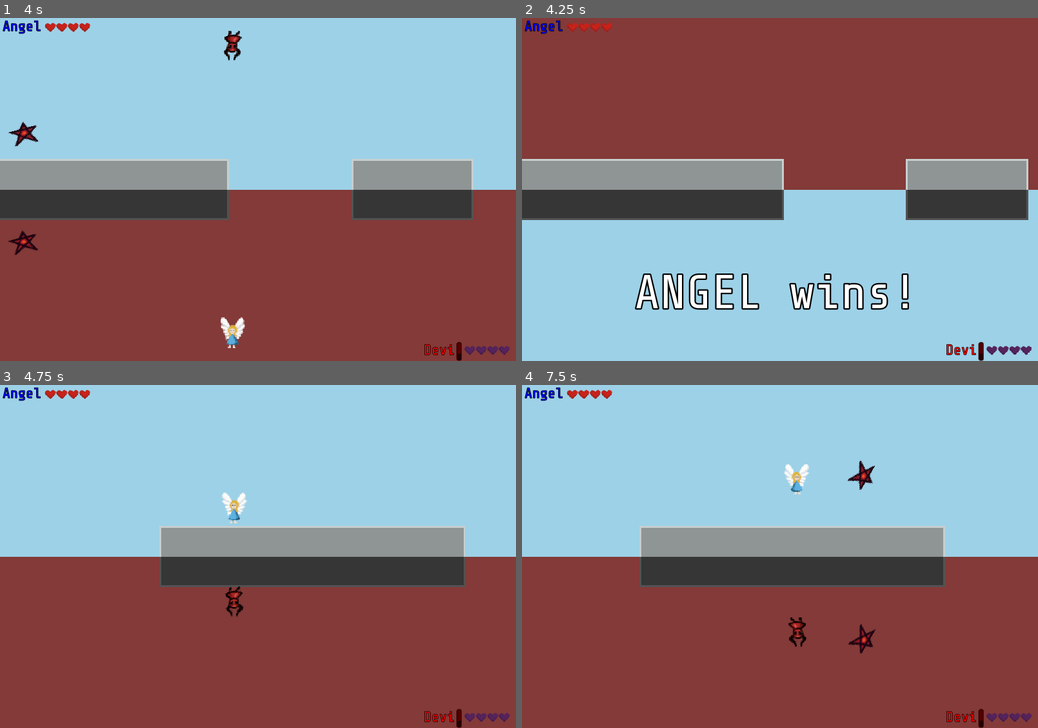
Above: before the commit, frames 1-4 (two rows, left to right).
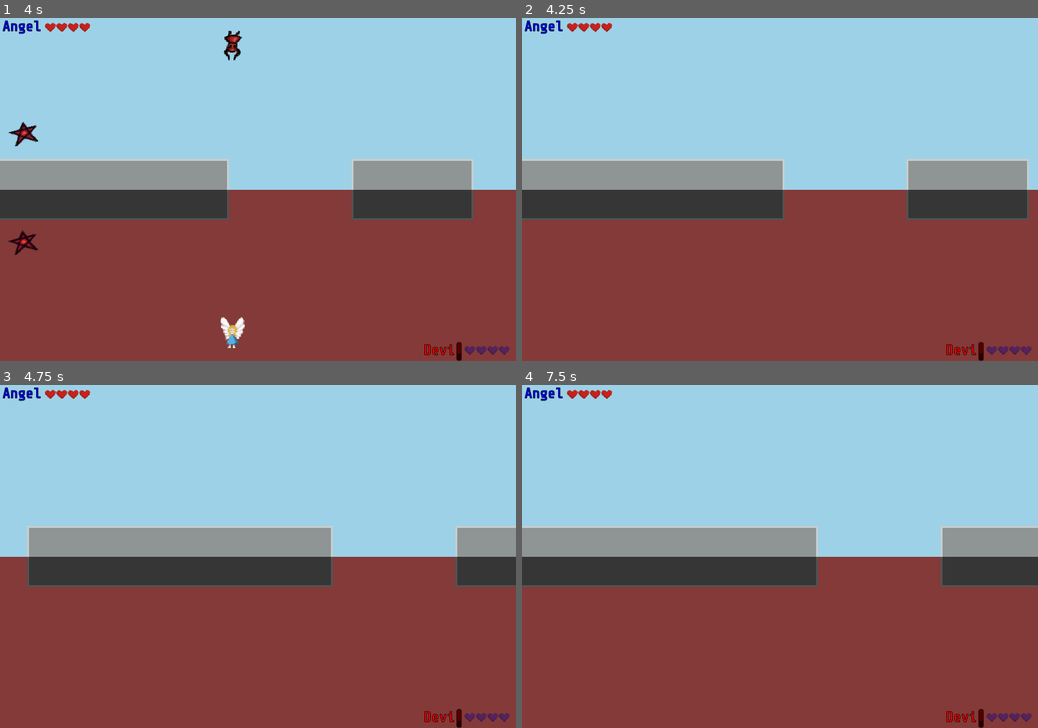
Above: after the commit, the same moments.

Repository: ang-vil/angvil
Game: Godot game, scene res://scenes/levels/w1-2.tscn
The game is run twice, just before and just after one commit, with the same random seed, the same clock (stepped at 60 frames per second) and the same inputs. This scene is started directly instead of the project's main scene.
Inputs:
- Up to frame 1 (4 s): tap Enter (ui_accept) at 0.5, 0.77, 1.52, 3.02, 3.77 s; hold Right (key_right) 0.53-1.28 s; tap Space (shoot) every 0.75 s from 0.6 to 3.6 s; hold Down (key_down) 1.28-2.03 s; hold Right (key_right) 2.03-2.78 s; hold Up (key_up) 2.78-3.53 s; hold Left (key_left) from 3.53 s (still down)
- Up to frame 2 (4.25 s): keep holding Left (key_left)
- Up to frame 3 (4.75 s): keep holding Left (key_left); tap Space (shoot) at 4.35 s; tap Enter (ui_accept) at 4.52 s
- Up to frame 4 (7.5 s): release Left (key_left) at 5.03 s; hold Down (key_down) 5.03-5.78 s; tap Space (shoot) every 0.75 s from 5.1 to 7.35 s; hold Right (key_right) 5.78-6.53 s; tap Enter (ui_accept) at 6.02, 6.77 s; hold Up (key_up) 6.53-7.28 s; hold Right (key_right) from 7.28 s (still down)

Frame 1 is identical in both runs. In frame 2, 86% of the frame differs, in the area x 0-100%, y 0-100%; in frame 3, 11%; in frame 4, 13%.
Error after the commit: Parse Error: The identifier "COLOR_HEAVEN" isn't declared in the current scope. (res://scripts/background.gd:12)

Commit message:
prepere for autoload gobals

Diff:
--- a/scripts/background.gd
+++ b/scripts/background.gd
@@ -1,10 +1,4 @@
 extends ParallaxBackground
-
-const HEAVEN_COLOR = '#9dd1e7'
-const HELL_COLOR = '#833a38'
-
-var colorHeaven = '#9dd1e7'
-var colorHell = '#833a38'
 
 onready var heavenNode = get_node("ParallaxLayer/ColorHeaven")
 onready var hellNode = get_node("ParallaxLayer/ColorHell")
@@ -15,5 +9,5 @@
 
 # Called every frame. 'delta' is the elapsed time since the previous frame.
 func _process(_delta):
-	heavenNode.set_frame_color(Color(colorHeaven))
-	hellNode.set_frame_color(Color(colorHell))
+	heavenNode.set_frame_color(Color(COLOR_HEAVEN))
+	hellNode.set_frame_color(Color(COLOR_HELL))
--- a/scripts/constants.gd
+++ b/scripts/constants.gd
@@ -2,3 +2,7 @@
 const WALK_SPEED = 300
 const JUMP_SPEED = 200.0
 const BULLET_SPEED = 750
+
+# colors (not in use...)
+const COLOR_HEAVEN = '#9dd1e7'
+const COLOR_HELL = '#833a38'
